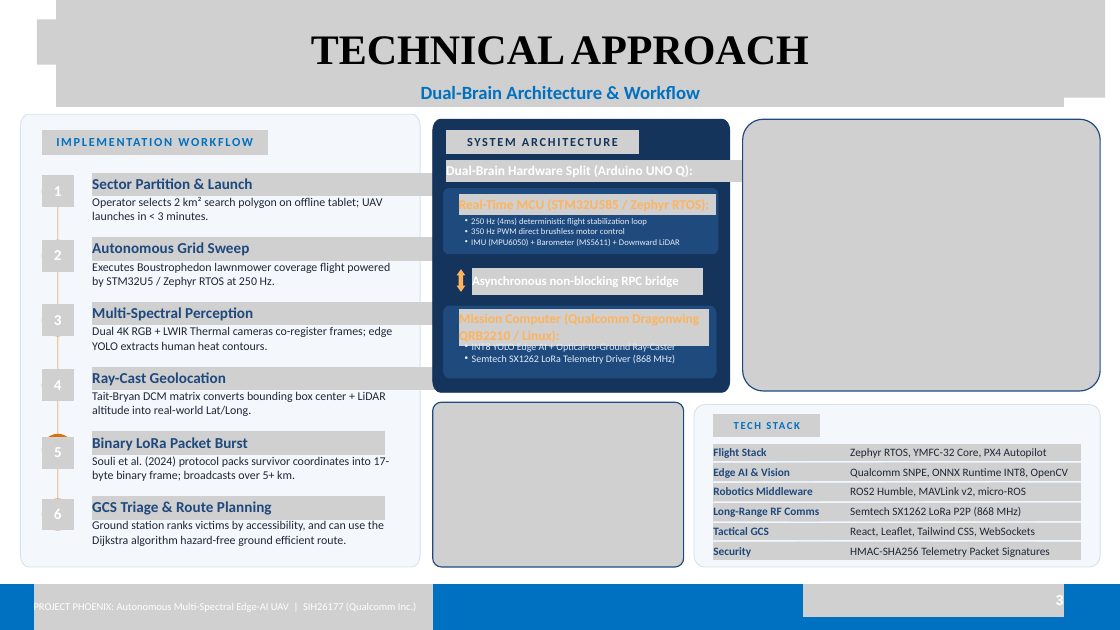
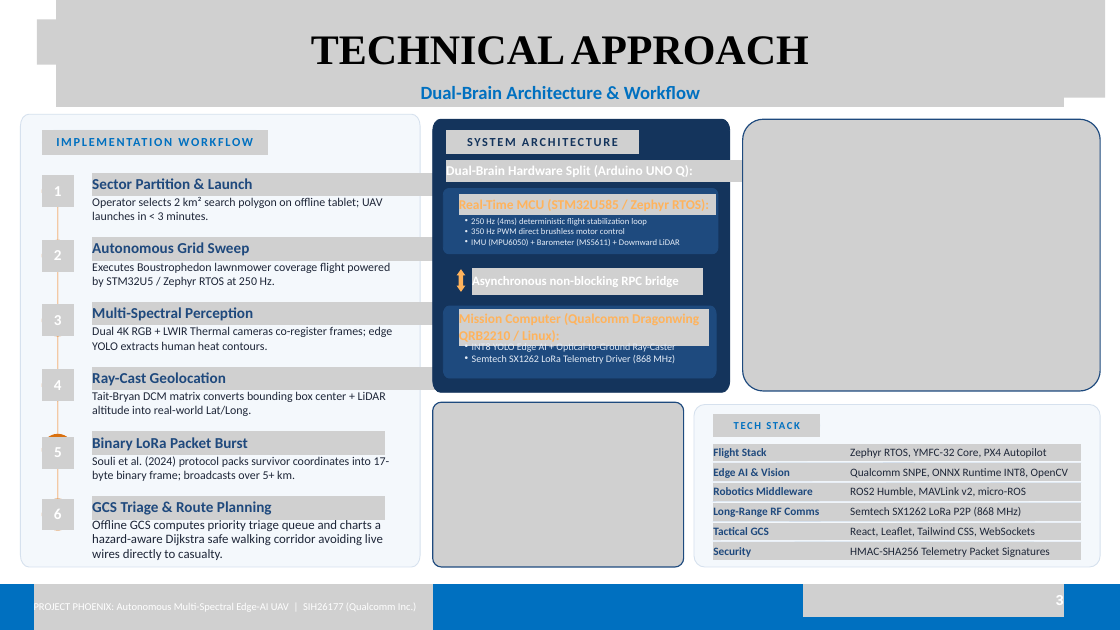
Before and after one commit to jvstin47/Phoenix-SIH26177-SAR-UAV, a slide deck: slide 3 of Copy of SIH26177_v6.pptx.pptx. Drawn at 1120x630 pixels with LibreOffice and Linux fonts; fonts in the diff are those of the drawing; grey boxes stand for pictures. Boxes give left, top, right and bottom in pixels: in the first picture for what was removed or moved away, otherwise in the second. Text is boxed around its words. In the diff, an @@ line names an element or a change of style, - is before the commit and + after.

Commit message:
fix: correct VIO attribution, Dijkstra phrasing, BOM cost alignment, video placeholder

```diff
--- a/Copy of SIH26177_v6.pptx.pptx
+++ b/Copy of SIH26177_v6.pptx.pptx
@@ text at box(92, 518, 383, 558): text changed; size 15.2 to 16.5 pt @@
-Ground station ranks victims by accessibility, and can use the Dijkstra algorithm hazard-free ground efficient route.
+Offline GCS computes priority triage queue and charts a hazard-aware Dijkstra safe walking corridor avoiding live wires directly to casualty.
```
Also in this commit, not shown: 3 other slides changed, 1 other file.
